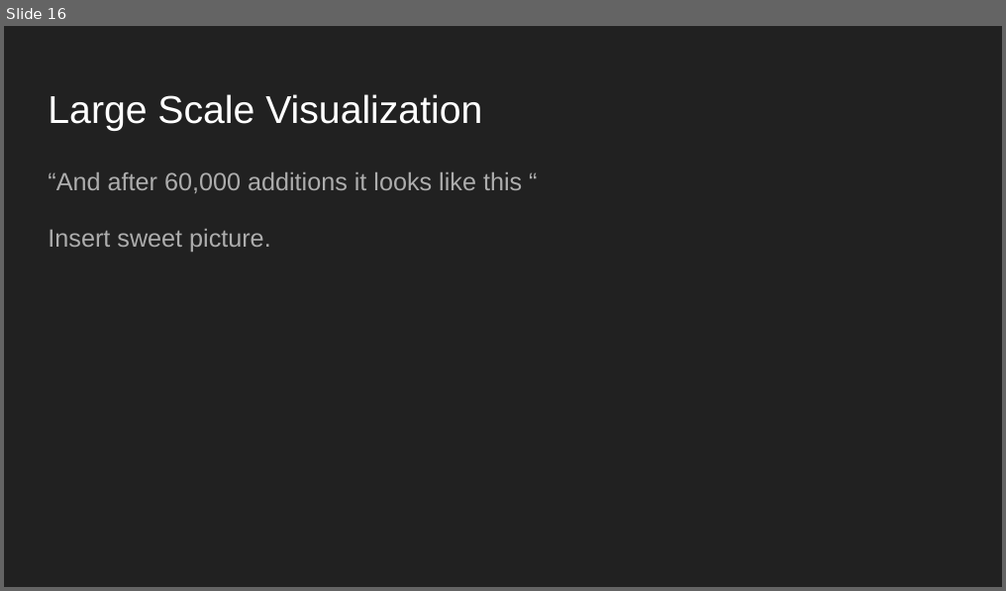
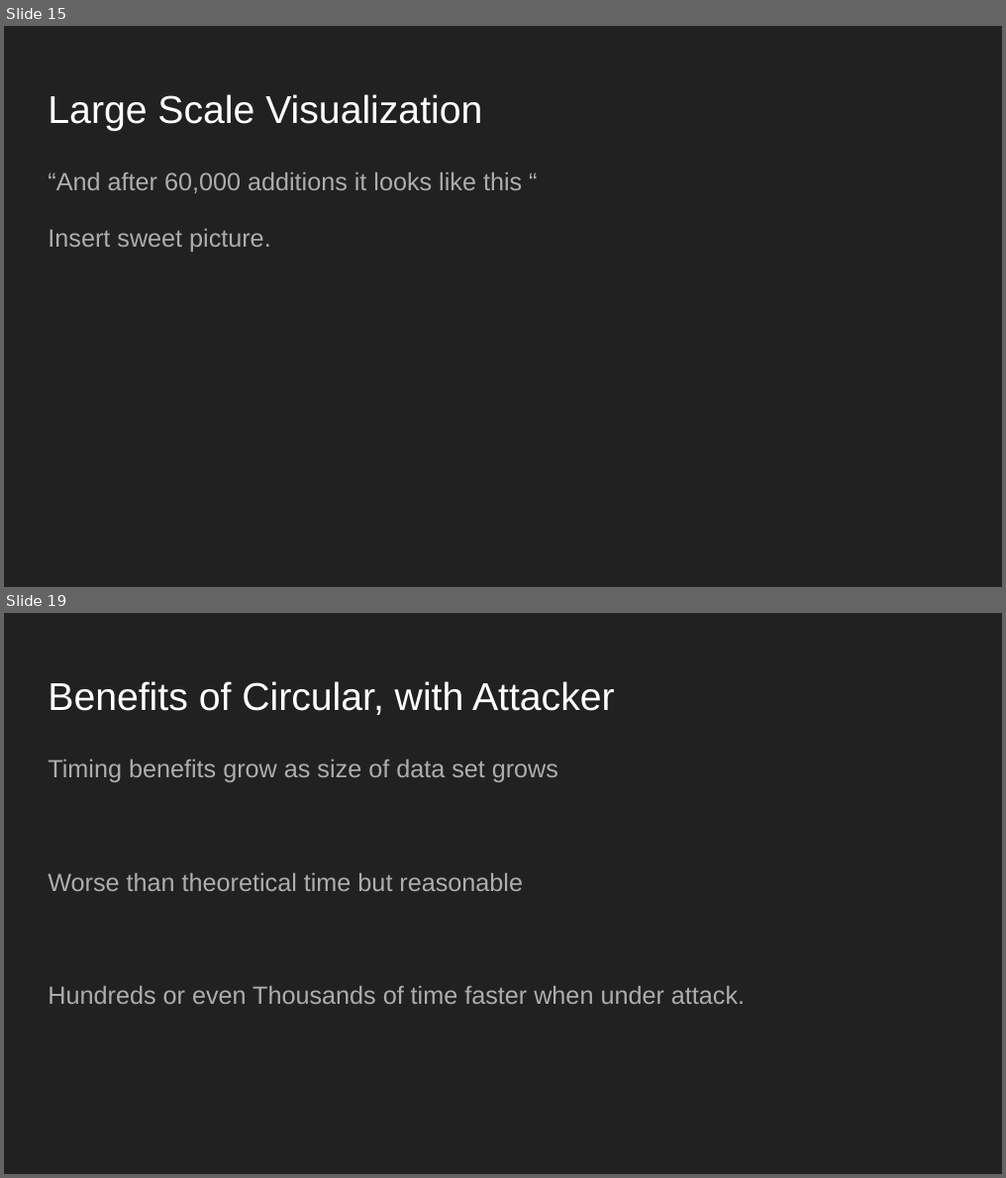
Before and after one commit to JSoddy/432-team10-project, a slide deck: Video/Final Video.pptx. Shown one above the other, each under a label of ours: slide 16 before the commit, slides 15 and 19 after it; the slides between them are not shown. The pictures are 1006x591 and 1006x1178 pixels, drawn with LibreOffice and Linux fonts; fonts in the diff are those of the drawing. Boxes give left, top, right and bottom in pixels: in the first picture for what was removed or moved away, otherwise in the second. Text is boxed around its words. In the diff, an @@ line names an element or a change of style, - is before the commit and + after.

```diff
--- a/Video/Final Video.pptx
+++ b/Video/Final Video.pptx
@@ slide 19 added at [4,613,1002,1174], background #212121 @@
@@ title added at [48,681,615,715], 28 pt, text #FFFFFF @@
+Benefits of Circular, with Attacker
@@ text added at [48,760,745,1004], 18 pt, text #ADADAD @@
+Timing benefits grow as size of data set grows
+Worse than theoretical time but reasonable
+Hundreds or even Thousands of time faster when under attack.
@@ what was slide 16 is now slide 15 @@
```
Also in this commit, not shown: 8 slides changed, 15 other slides added, 17 slides removed.
